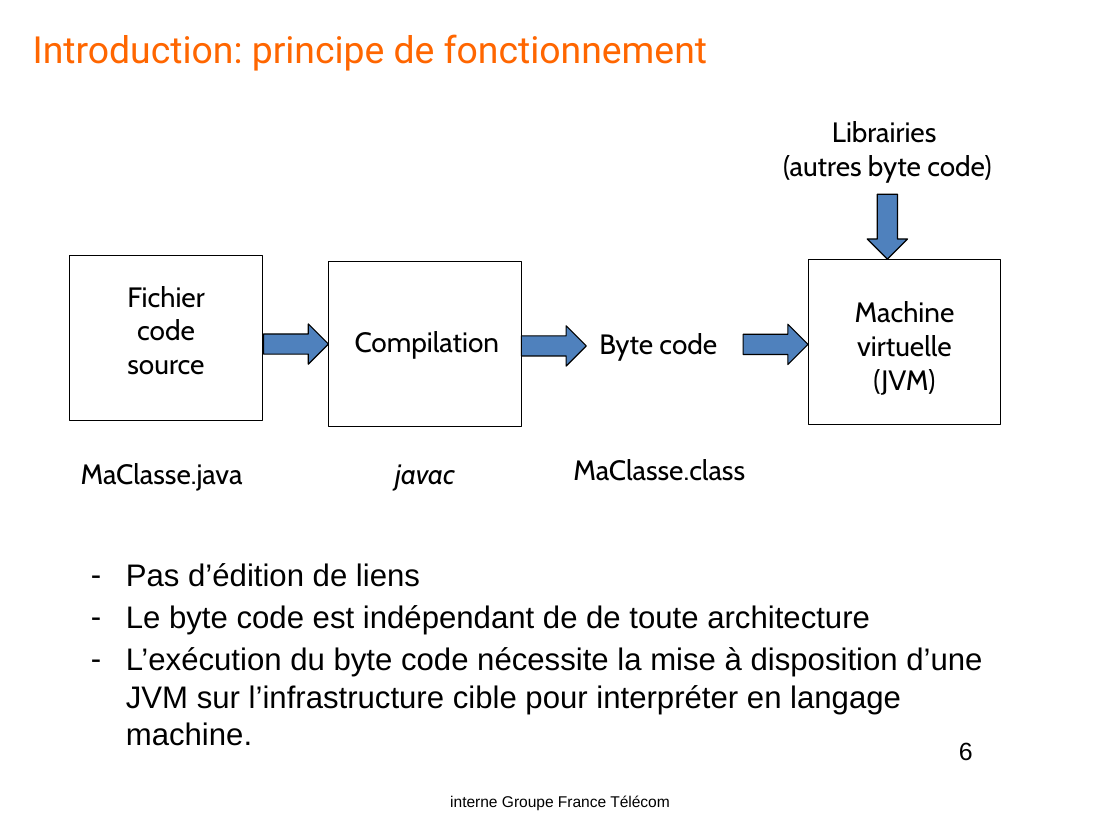
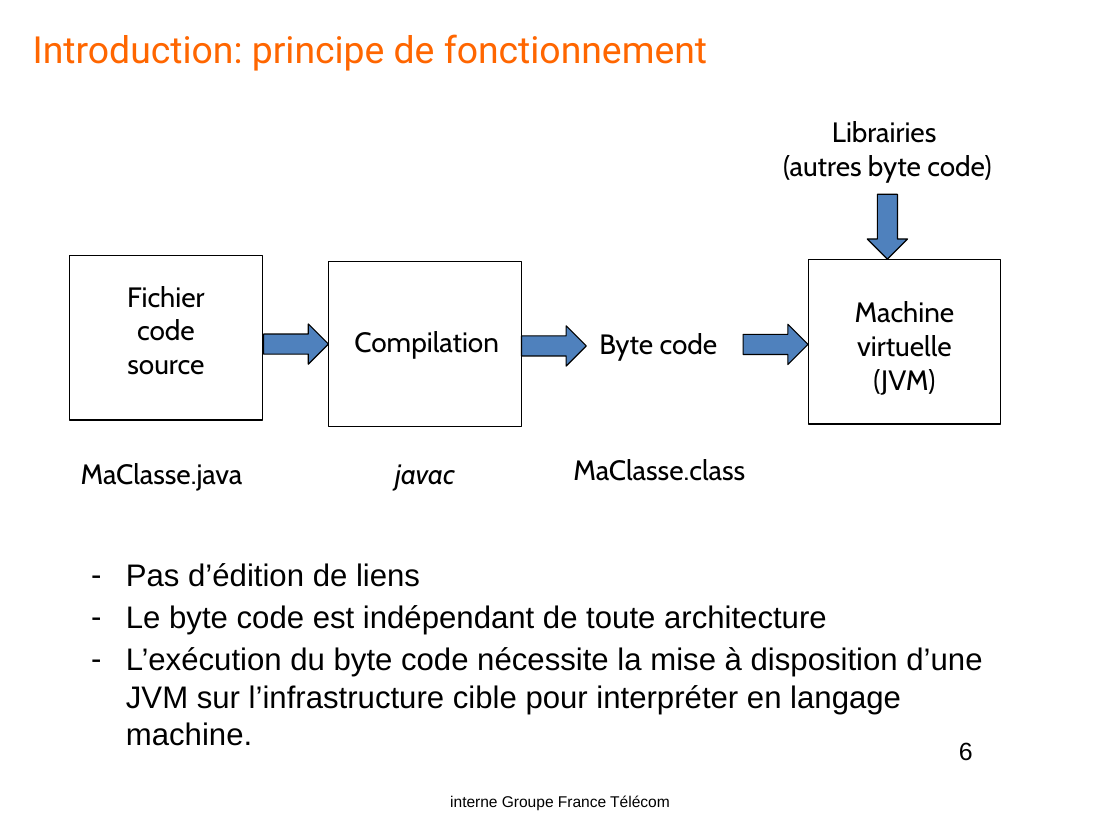
Before and after one commit to yplo6403/formationjava, a slide deck: slide 6 of doc/Java-OL1.pptx. Drawn at 1120x840 pixels with LibreOffice and Linux fonts; fonts in the diff are those of the drawing; background and template pictures are left out. Boxes give left, top, right and bottom in pixels: in the first picture for what was removed or moved away, otherwise in the second. Text is boxed around its words. In the diff, an @@ line names an element or a change of style, - is before the commit and + after.

```diff
--- a/doc/Java-OL1.pptx
+++ b/doc/Java-OL1.pptx
@@ text at [126, 605, 827, 635]: text changed @@
-  – Le byte code est indépendant de de toute architecture
+  – Le byte code est indépendant de toute architecture
```
Also in this commit, not shown: 13 other slides changed.
